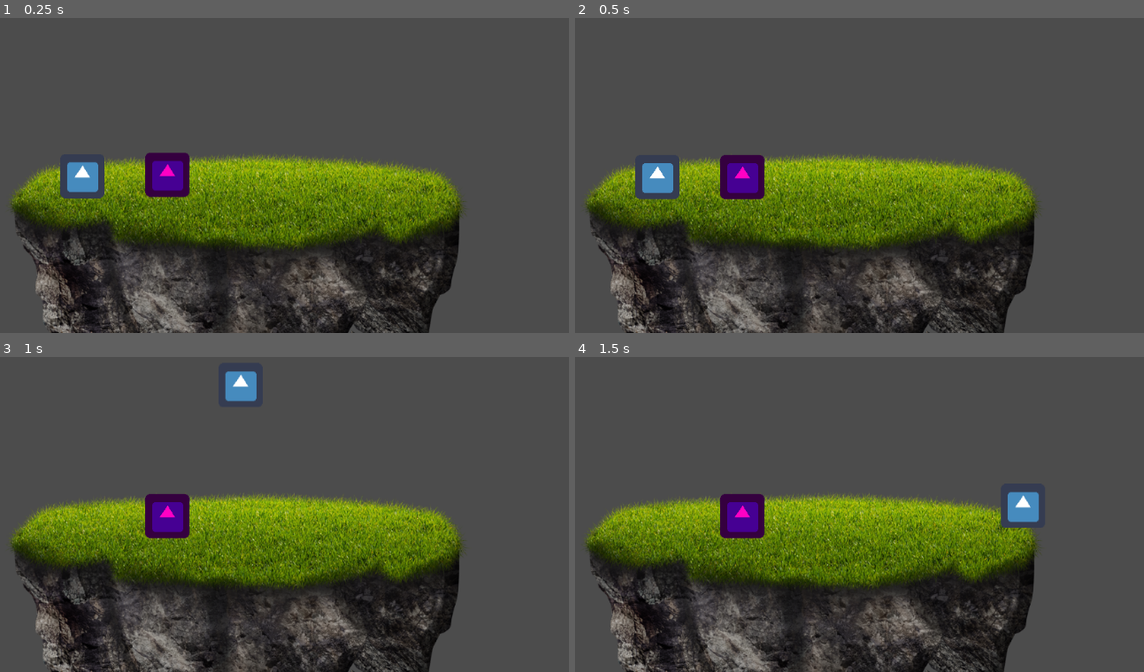
Above: before the commit, frames 1-4 (two rows, left to right).
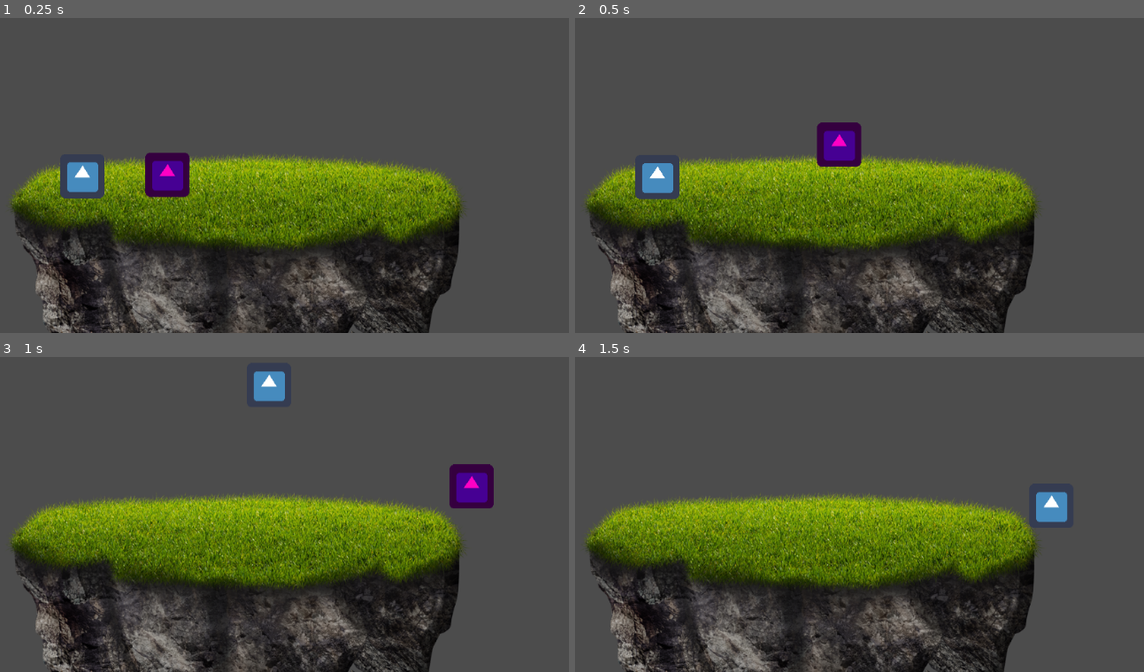
Above: after the commit, the same moments.

Repository: SkyanSam/Buried2023
Game: Godot game, scene res://game.tscn
Same seed, same stepped clock (60 frames per second), same inputs: the game is played once before the commit and once after it. The project has no main scene, so this scene is started directly. The engine's default icon, where the game draws it, is replaced by a stand-in: a white triangle on a blue panel in a dark square.
Inputs:
- Up to frame 1 (0.25 s): no input
- Up to frame 2 (0.5 s): no input
- Up to frame 3 (1 s): hold Right (ui_right) from 0.53 s (still down); tap Up (ui_up) at 0.6, 0.77 s
- Up to frame 4 (1.5 s): keep holding Right (ui_right); tap Up (ui_up) at 1.07, 1.35 s

Frame 1 is identical in both runs. In frame 2, 2.2% of the frame differs, in the area x 25-51%, y 33-58%; in frame 3, 3.1%, in the area x 25-87%, y 4-58%; in frame 4, 2.2%.

Commit message:
i forgor to push :(

Diff:
--- a/Buried/Enemy.gd
+++ b/Buried/Enemy.gd
@@ -11,11 +11,11 @@
 func _physics_process(delta):
 	velocity.y += gravity * delta
 	velocity = move_and_slide(velocity, Vector2.UP)
-	#if is_on_floor():
-		#velocity = knockback
-	#if Input.is_action_just_pressed("ui_up"):
-		#if is_on_floor():
-			#velocity.y = jump_speed
+	if is_on_floor():
+		velocity = knockback
+	if Input.is_action_just_pressed("ui_up"):
+		if is_on_floor():
+			velocity.y = jump_speed
 
 func do_knockback():
 	velocity = knockback
Not shown, changed: Buried/.mono/assemblies/Debug/GodotSharp.xml
Not shown, changed: Buried/.mono/assemblies/Debug/GodotSharpEditor.xml
Not shown, changed: Buried/.mono/assemblies/Debug/api_hash_cache.cfg
Not shown, added: Buried/.mono/metadata/ide_messaging_meta.txt
Not shown, changed: Buried/.mono/assemblies/Debug/GodotSharp.dll
Not shown, changed: Buried/.mono/assemblies/Debug/GodotSharp.pdb
Not shown, changed: Buried/.mono/assemblies/Debug/GodotSharpEditor.dll
Not shown, changed: Buried/.mono/assemblies/Debug/GodotSharpEditor.pdb
